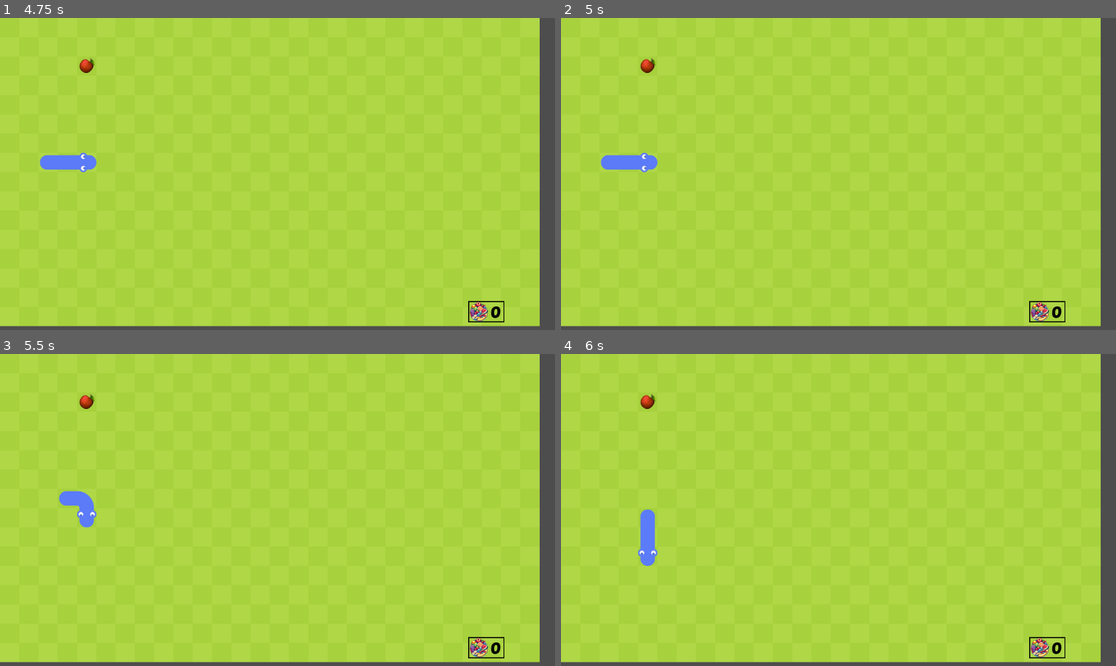
Above: before the commit, frames 1-4 (two rows, left to right).
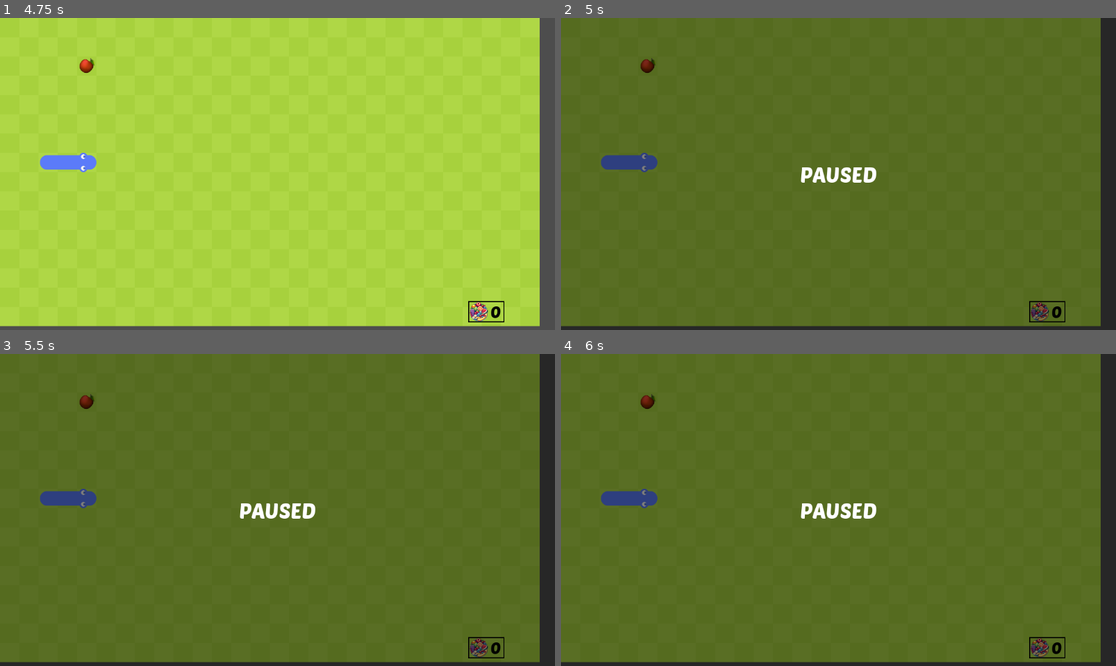
Above: after the commit, the same moments.

Repository: zDragon117/godot-snake-game
Game: Godot game, scene res://scenes/game.tscn
The game is run twice, just before and just after one commit, with the same random seed, the same clock (stepped at 60 frames per second) and the same inputs.
Inputs (mouse positions are in pixels of both pictures, inside the frame that each line leads up to):
- Up to frame 1 (4.75 s): tap Enter at 0.5 s; move the mouse to (399, 158) at 0.52 s; hold Right (move_right) 0.53-1.28 s; move the mouse to (166, 189) at 1.27 s; hold Down (move_down) 1.28-2.03 s; move the mouse to (333, 105) at 2.02 s; hold Right (move_right) 2.03-2.78 s; move the mouse to (249, 236) at 2.77 s; hold Up (move_up) 2.78-3.53 s; move the mouse to (444, 220) at 3.52 s; hold Left (move_left) from 3.53 s (still down); tap R (reset) at 4.15 s; move the mouse to (111, 127) at 4.27 s
- Up to frame 2 (5 s): keep holding Left (move_left); tap Space (pause, bound only after the commit) at 4.9 s
- Up to frame 3 (5.5 s): move the mouse to (305, 510) at 5.02 s; release Left (move_left) at 5.03 s; hold Down (move_down) from 5.03 s (still down)
- Up to frame 4 (6 s): move the mouse to (755, 432) at 5.77 s; release Down (move_down) at 5.78 s; hold Right (move_right) from 5.78 s (still down)

Frame 1 is identical in both runs. In frame 2, 100% of the frame differs, in the area x 0-100%, y 0-100%; in frame 3, 100%; in frame 4, 100%.

Commit message:
feat: add pause scene. Now user can press Space to pause and unpause game.
Fix bug: head and tail textures are not correct when go though wall.

Diff:
--- a/icon.svg
+++ /dev/null
@@ -1 +0,0 @@
-<svg xmlns="http://www.w3.org/2000/svg" width="128" height="128"><rect width="124" height="124" x="2" y="2" fill="#363d52" stroke="#212532" stroke-width="4" rx="14"/><g fill="#fff" transform="translate(12.322 12.322)scale(.101)"><path d="M105 673v33q407 354 814 0v-33z"/><path fill="#478cbf" d="m105 673 152 14q12 1 15 14l4 67 132 10 8-61q2-11 15-15h162q13 4 15 15l8 61 132-10 4-67q3-13 15-14l152-14V427q30-39 56-81-35-59-83-108-43 20-82 47-40-37-88-64 7-51 8-102-59-28-123-42-26 43-46 89-49-7-98 0-20-46-46-89-64 14-123 42 1 51 8 102-48 27-88 64-39-27-82-47-48 49-83 108 26 42 56 81zm0 33v39c0 276 813 276 814 0v-39l-134 12-5 69q-2 10-14 13l-162 11q-12 0-16-11l-10-65H446l-10 65q-4 11-16 11l-162-11q-12-3-14-13l-5-69z"/><path d="M483 600c0 34 58 34 58 0v-86c0-34-58-34-58 0z"/><circle cx="725" cy="526" r="90"/><circle cx="299" cy="526" r="90"/></g><g fill="#414042" transform="translate(12.322 12.322)scale(.101)"><circle cx="307" cy="532" r="60"/><circle cx="717" cy="532" r="60"/></g></svg>
--- a/project.godot
+++ b/project.godot
@@ -14,7 +14,7 @@
 config/tags=PackedStringArray("snake")
 run/main_scene="uid://eqglgp4kwc4a"
 config/features=PackedStringArray("4.4", "GL Compatibility")
-config/icon="res://icon.svg"
+config/icon="uid://b1ckhlywkkit0"
 
 [display]
 
@@ -57,6 +57,12 @@
 "events": [Object(InputEventKey,"resource_local_to_scene":false,"resource_name":"","device":-1,"window_id":0,"alt_press …(192 unchanged characters)…
 ]
 }
+pause={
+"deadzone": 0.2,
+"events": [Object(InputEventKey,"resource_local_to_scene":false,"resource_name":"","device":-1,"window_id":0,"alt_pressed":false,"shift_pressed":false,"ctrl_pressed":false,"meta_pressed":false,"pressed":false,"keycode":0,"physical_keycode":32,"key_label":0,"unicode":32,"location":0,"echo":false,"script":null)
+, Object(InputEventKey,"resource_local_to_scene":false,"resource_name":"","device":-1,"window_id":0,"alt_pressed":false,"shift_pressed":false,"ctrl_pressed":false,"meta_pressed":false,"pressed":false,"keycode":0,"physical_keycode":80,"key_label":0,"unicode":112,"location":0,"echo":false,"script":null)
+]
+}
 
 [rendering]
 
--- a/scenes/game.tscn
+++ b/scenes/game.tscn
@@ -8,6 +8,7 @@
 [ext_resource type="AudioStream" uid="uid://cvjc3th6ltdy7" path="res://assets/audio/indie-game-soundtrack-251864.mp3" id="5_u5sy4"]
 [ext_resource type="AudioStream" uid="uid://rddsqxu4x8lc" path="res://assets/audio/game-start-317318.mp3" id="6_gee14"]
 [ext_resource type="PackedScene" uid="uid://dwmb6u1opdnfn" path="res://scenes/game_over_scene.tscn" id="6_u5sy4"]
+[ext_resource type="PackedScene" uid="uid://da0iruu0o8h2j" path="res://scenes/pause_scene.tscn" id="9_0tnpc"]
 
 [node name="Game" type="Node2D"]
 script = ExtResource("1_uwrxv")
@@ -36,3 +37,6 @@
 
 [node name="GameOverScene" parent="UILayer" instance=ExtResource("6_u5sy4")]
 visible = false
+
+[node name="PauseScene" parent="UILayer" instance=ExtResource("9_0tnpc")]
+visible = false
--- /dev/null
+++ b/scenes/pause_scene.tscn
@@ -0,0 +1,44 @@
+[gd_scene load_steps=4 format=3 uid="uid://da0iruu0o8h2j"]
+
+[ext_resource type="Script" uid="uid://ces0nqe30p01y" path="res://scripts/pause_scene.gd" id="1_8w2mf"]
+[ext_resource type="FontFile" uid="uid://cnxidehradoc6" path="res://assets/fonts/PoetsenOne-Regular.ttf" id="2_tw400"]
+
+[sub_resource type="LabelSettings" id="LabelSettings_ny7m6"]
+font = ExtResource("2_tw400")
+font_size = 45
+
+[node name="PauseScene" type="Control"]
+layout_mode = 3
+anchors_preset = 15
+anchor_right = 1.0
+anchor_bottom = 1.0
+grow_horizontal = 2
+grow_vertical = 2
+script = ExtResource("1_8w2mf")
+
+[node name="ColorRect" type="ColorRect" parent="."]
+layout_mode = 1
+anchors_preset = 15
+anchor_right = 1.0
+anchor_bottom = 1.0
+grow_horizontal = 2
+grow_vertical = 2
+color = Color(0, 0, 0, 0.490196)
+
+[node name="Paused" type="Label" parent="ColorRect"]
+layout_mode = 1
+anchors_preset = 8
+anchor_left = 0.5
+anchor_top = 0.5
+anchor_right = 0.5
+anchor_bottom = 0.5
+offset_left = -172.5
+offset_top = -28.5
+offset_right = 172.5
+offset_bottom = 28.5
+grow_horizontal = 2
+grow_vertical = 2
+text = "PAUSED"
+label_settings = SubResource("LabelSettings_ny7m6")
+horizontal_alignment = 1
+vertical_alignment = 1
--- a/scripts/game.gd
+++ b/scripts/game.gd
@@ -45,7 +45,7 @@
 	start_game.play(0.5)
 	background_music.play()
 
-func _process(delta: float) -> void:
+func _process(_delta: float) -> void:
 	if Input.is_action_just_pressed("quit"):
 		get_tree().quit()
 	elif Input.is_action_just_pressed("reset"):
--- /dev/null
+++ b/scripts/pause_scene.gd
@@ -0,0 +1,14 @@
+extends Control
+
+func _ready():
+	process_mode = Node.PROCESS_MODE_ALWAYS  # Keep the pause menu working when game is paused
+
+
+func _process(_delta: float) -> void:
+	if Input.is_action_just_pressed("pause"):
+		if get_tree().paused:
+			visible = false
+			get_tree().set_pause(false)
+		else:
+			visible = true
+			get_tree().set_pause(true)
--- a/scripts/snake.gd
+++ b/scripts/snake.gd
@@ -79,8 +79,8 @@
 	update_tail_graphics()
 
 	for i in snake_segments.size():
-		var position = Vector2(int(snake_segments[i]["axis"].x * cell_size), int(snake_segments[i]["axis"].y * cell_size))
-		snake_segments[i]["body"].global_position = position
+		var pos = Vector2(int(snake_segments[i]["axis"].x * cell_size), int(snake_segments[i]["axis"].y * cell_size))
+		snake_segments[i]["body"].global_position = pos
 
 		if i == 0:
 			snake_segments[i]["body"].get_node("Sprite2D").texture = head_graphic
@@ -94,28 +94,36 @@
 			elif previous_block.y == next_block.y:
 				snake_segments[i]["body"].get_node("Sprite2D").texture = BODY_HORIZONTAL
 			else:
-				if previous_block.x == -1 and next_block.y == -1 or previous_block.y == -1 and next_block.x == -1:
+				if (previous_block.x == -1 and next_block.y == -1) or (previous_block.y == -1 and next_block.x == -1):
 					snake_segments[i]["body"].get_node("Sprite2D").texture = BODY_TOPLEFT
-				elif previous_block.x == -1 and next_block.y == 1 or previous_block.y == 1 and next_block.x == -1:
+				elif (previous_block.x == -1 and next_block.y == 1) or (previous_block.y == 1 and next_block.x == -1):
 					snake_segments[i]["body"].get_node("Sprite2D").texture = BODY_BOTTOMLEFT
-				elif previous_block.x == 1 and next_block.y == -1 or previous_block.y == -1 and next_block.x == 1:
+				elif (previous_block.x == 1 and next_block.y == -1) or (previous_block.y == -1 and next_block.x == 1):
 					snake_segments[i]["body"].get_node("Sprite2D").texture = BODY_TOPRIGHT
-				elif previous_block.x == 1 and next_block.y == 1 or previous_block.y == 1 and next_block.x == 1:
+				elif (previous_block.x == 1 and next_block.y == 1) or (previous_block.y == 1 and next_block.x == 1):
 					snake_segments[i]["body"].get_node("Sprite2D").texture = BODY_BOTTOMRIGHT
 
 func update_head_graphics():
-	var head_relation = snake_segments[0]["axis"] - snake_segments[1]["axis"]
-	if head_relation == Vector2.LEFT: head_graphic = HEAD_LEFT
-	elif head_relation == Vector2.RIGHT: head_graphic = HEAD_RIGHT
-	elif head_relation == Vector2.UP: head_graphic = HEAD_UP
-	elif head_relation == Vector2.DOWN: head_graphic = HEAD_DOWN
+	var head_relation: Vector2 = snake_segments[0]["axis"] - snake_segments[1]["axis"]
+	if head_relation == Vector2.LEFT or head_relation.x == number_cells_x - 1:
+		head_graphic = HEAD_LEFT
+	elif head_relation == Vector2.RIGHT or head_relation.x == 1 - number_cells_x:
+		head_graphic = HEAD_RIGHT
+	elif head_relation == Vector2.UP or head_relation.y == number_cells_y - 1:
+		head_graphic = HEAD_UP
+	elif head_relation == Vector2.DOWN or head_relation.y == 1 - number_cells_y:
+		head_graphic = HEAD_DOWN
 
 func update_tail_graphics():
-	var tail_relation = snake_segments[-1]["axis"] - snake_segments[-2]["axis"]
-	if tail_relation == Vector2.LEFT: tail_graphic = TAIL_LEFT
-	elif tail_relation == Vector2.RIGHT: tail_graphic = TAIL_RIGHT
-	elif tail_relation == Vector2.UP: tail_graphic = TAIL_UP
-	elif tail_relation == Vector2.DOWN: tail_graphic = TAIL_DOWN
+	var tail_relation: Vector2 = snake_segments[-1]["axis"] - snake_segments[-2]["axis"]
+	if tail_relation == Vector2.LEFT or tail_relation.x == number_cells_x - 1:
+		tail_graphic = TAIL_LEFT
+	elif tail_relation == Vector2.RIGHT or tail_relation.x == 1 - number_cells_x:
+		tail_graphic = TAIL_RIGHT
+	elif tail_relation == Vector2.UP or tail_relation.y == number_cells_y - 1:
+		tail_graphic = TAIL_UP
+	elif tail_relation == Vector2.DOWN or tail_relation.y == 1 - number_cells_y:
+		tail_graphic = TAIL_DOWN
 
 func move_snake():
 	if direction != Vector2.ZERO:
@@ -133,14 +141,14 @@
 			snake_segments.insert(0, temp)
 
 func check_wall(snake_axis: Vector2) -> Vector2:
-	if snake_axis.x > viewport_size.x / cell_size - 1:
+	if snake_axis.x > number_cells_x - 1:
 		snake_axis.x = 0
 	elif snake_axis.x < 0:
-		snake_axis.x = viewport_size.x / cell_size - 1
-	if snake_axis.y > viewport_size.y / cell_size - 1:
+		snake_axis.x = number_cells_x - 1
+	if snake_axis.y > number_cells_y - 1:
 		snake_axis.y = 0
 	elif snake_axis.y < 0:
-		snake_axis.y = viewport_size.y / cell_size - 1
+		snake_axis.y = number_cells_y - 1
 	return snake_axis
 
 func check_fruit_collision():
Not shown, changed: export_presets.cfg
Not shown, removed: icon.svg.import
Not shown: 1 places in scenes/game.tscn that only renumber resources
Not shown, added: scripts/pause_scene.gd.uid
Not shown, changed: README.md
